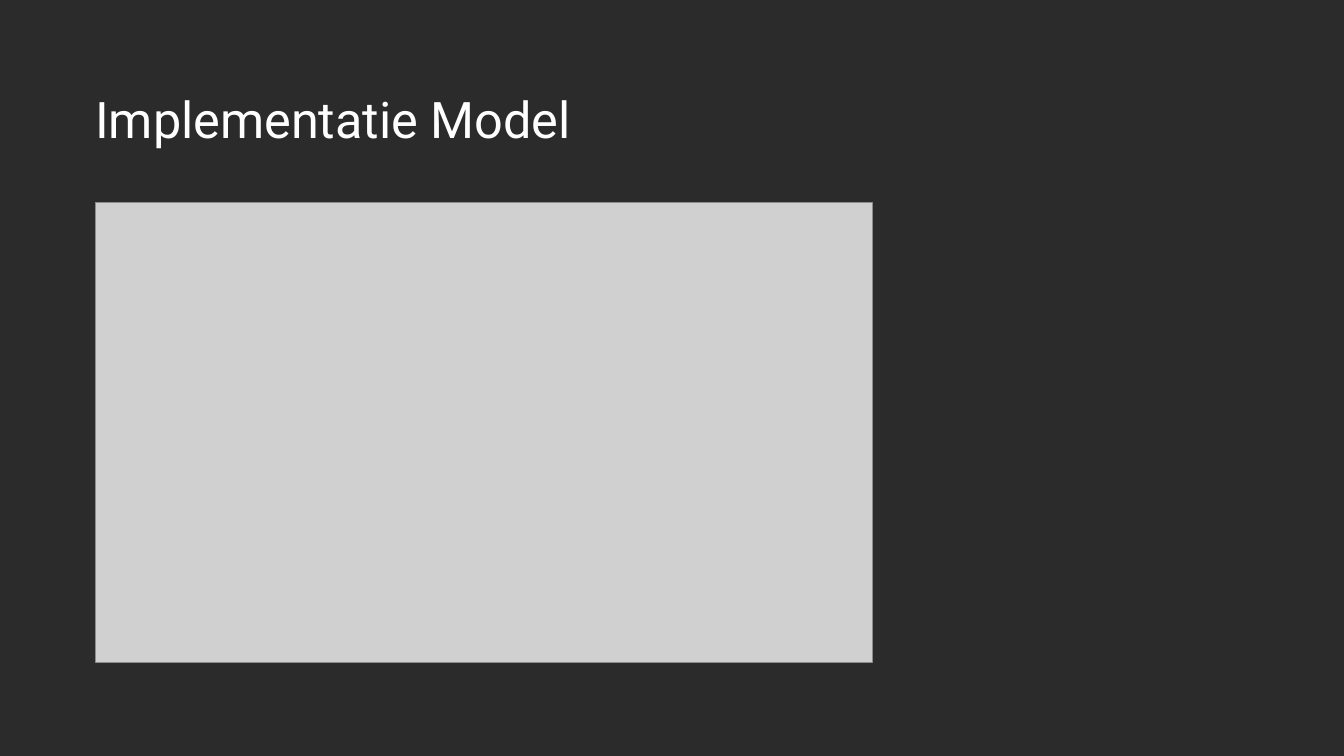
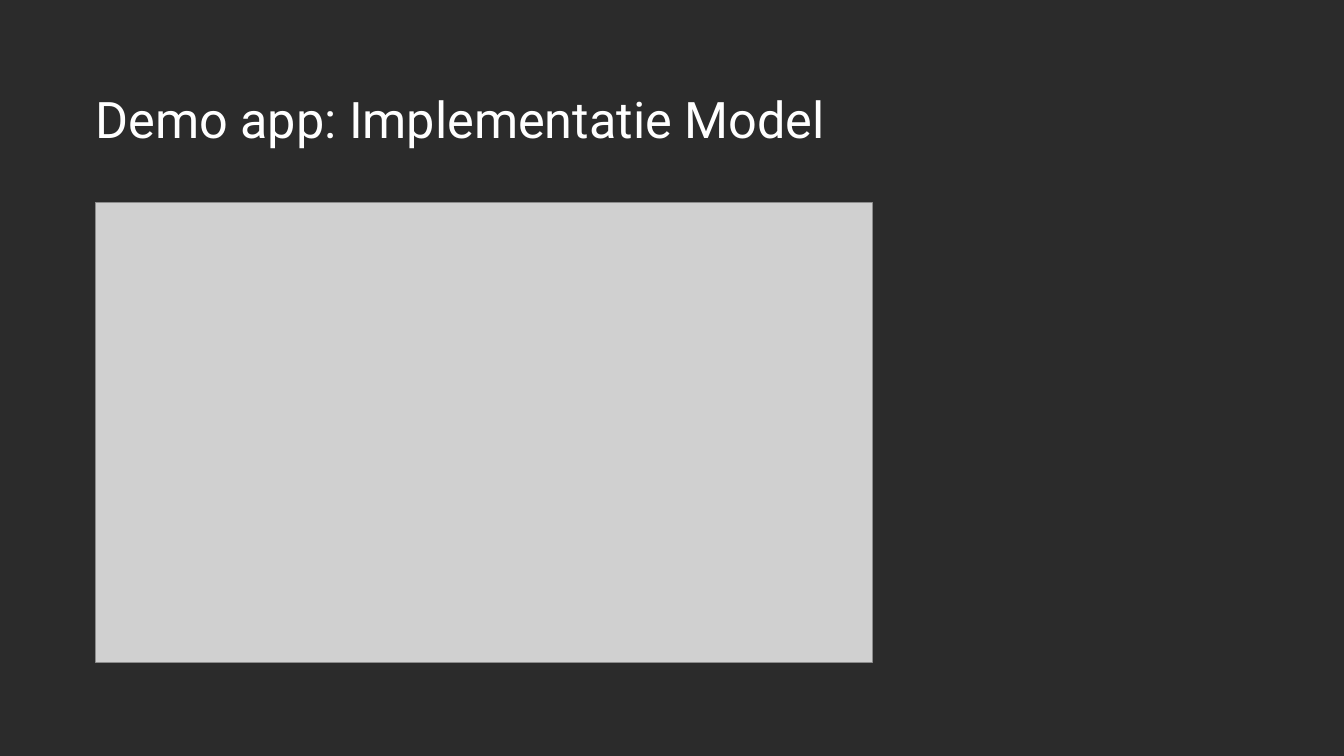
Before and after one commit to desdesdes/effectief-coredi, a slide deck: slide 6 of DI.pptx (slide 7 before the commit). Drawn at 1344x756 pixels with LibreOffice and Linux fonts; fonts in the diff are those of the drawing; grey boxes stand for pictures; background and template pictures are left out; a plain dark background stands for a picture behind light text. Boxes give left, top, right and bottom in pixels: in the first picture for what was removed or moved away, otherwise in the second. Text is boxed around its words. In the diff, an @@ line names an element or a change of style, - is before the commit and + after.

```diff
--- a/DI.pptx
+++ b/DI.pptx
@@ title at bbox=[95, 100, 825, 149]: text changed @@
-Implementatie Model
+Demo app: Implementatie Model
```
Also in this commit, not shown: 5 other slides changed, 1 slide added, 1 slide removed, 1 other file.
